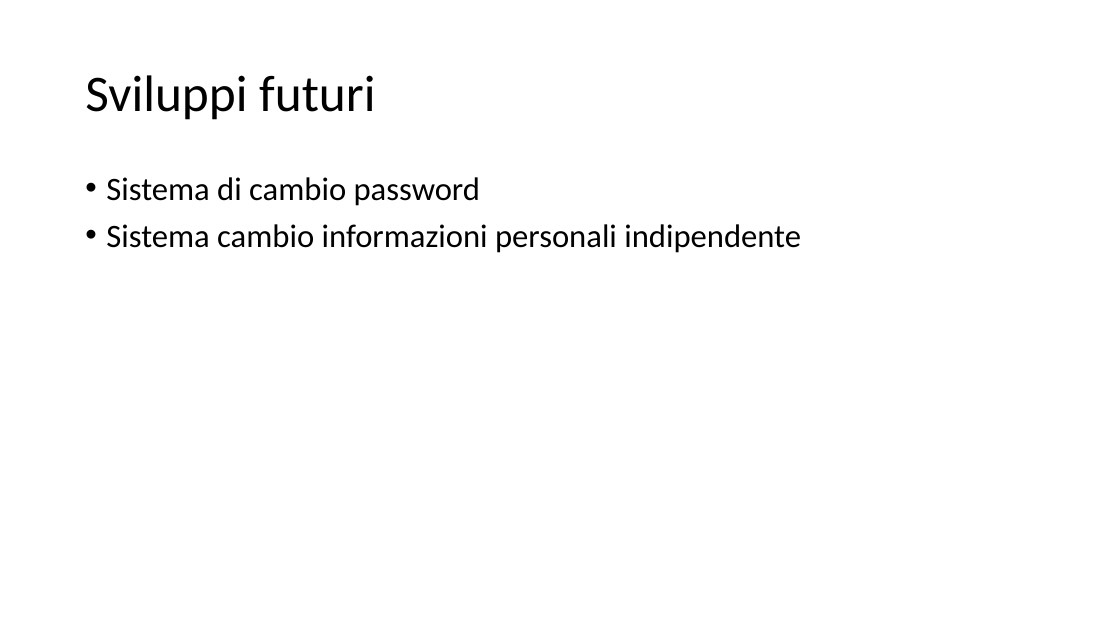
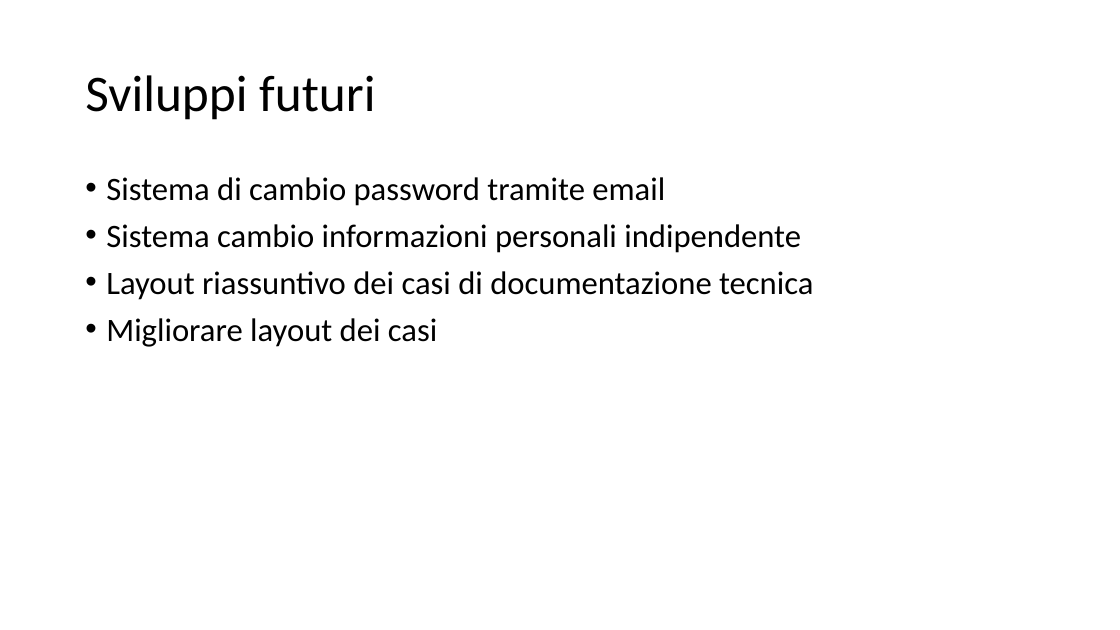
Before and after one commit to bryanbeffa/Knowledge-Base, a slide deck: slide 20 of Presentation/Knowledge Base.pptx (slide 14 before the commit). Drawn at 1120x630 pixels with LibreOffice and Linux fonts; fonts in the diff are those of the drawing. Boxes give left, top, right and bottom in pixels: in the first picture for what was removed or moved away, otherwise in the second. Text is boxed around its words. In the diff, an @@ line names an element or a change of style, - is before the commit and + after.

Commit message:
updated presentation

```diff
--- a/Presentation/Knowledge Base.pptx
+++ b/Presentation/Knowledge Base.pptx
@@ text at [106, 177, 665, 206]: text changed @@
-• Sistema di cambio password
+• Sistema di cambio password tramite email
@@ text at [106, 271, 813, 347]: paragraphs added @@
+• Layout riassuntivo dei casi di documentazione tecnica
+• Migliorare layout dei casi
```
Also in this commit, not shown: 7 slides added, 1 slide removed.
